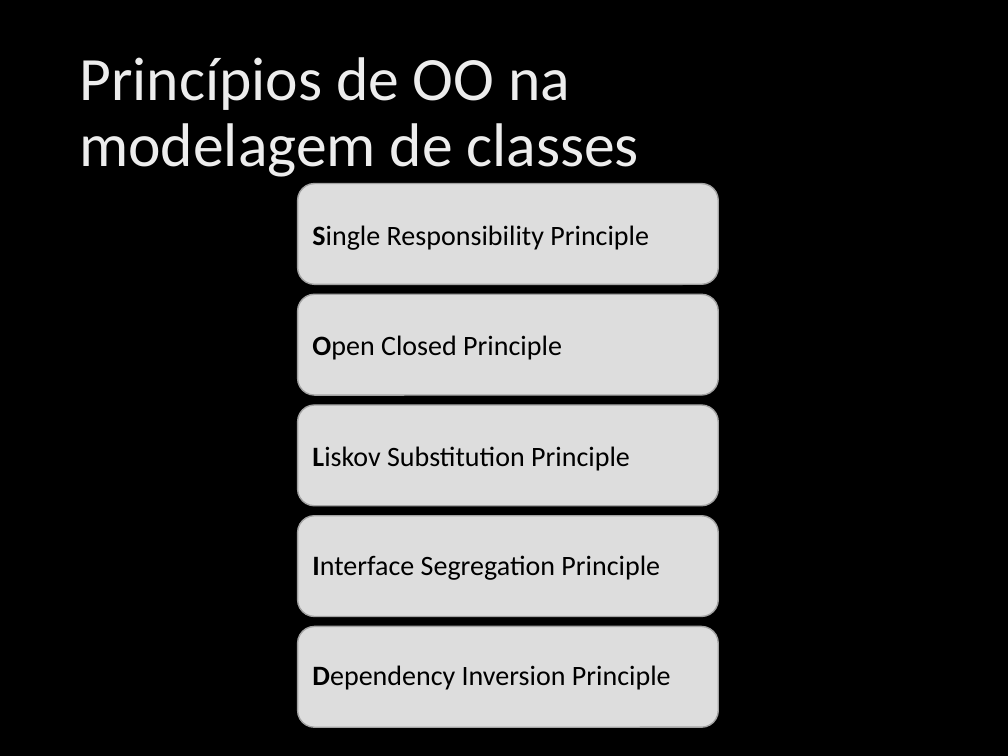
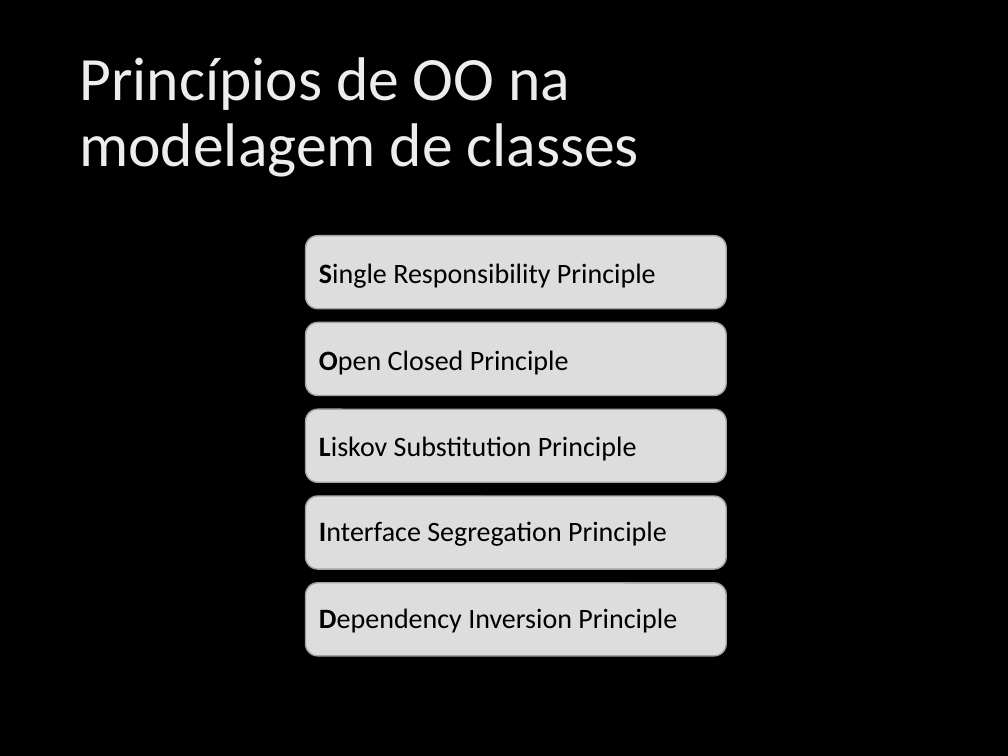
Before and after one commit to ivanpaulovich/event-sourcing-jambo, a slide deck: slide 10 of docs/Princípios SOLID de OO usando .NET.pptx. Drawn at 1008x756 pixels with LibreOffice and Linux fonts; fonts in the diff are those of the drawing; background and template pictures are left out. Boxes give left, top, right and bottom in pixels: in the first picture for what was removed or moved away, otherwise in the second. Text is boxed around its words. In the diff, an @@ line names an element or a change of style, - is before the commit and + after.

```diff
--- a/docs/Princípios SOLID de OO usando .NET.pptx
+++ b/docs/Princípios SOLID de OO usando .NET.pptx
@@ rounded rectangle "Single Responsibility Principle": place and size @@
-rounded rectangle "Single Responsibility Principle" at (297,183,718,284)
+rounded rectangle "Single Responsibility Principle" at (305,236,726,308)
@@ rounded rectangle "Open Closed Principle": place and size @@
-rounded rectangle "Open Closed Principle" at (297,294,718,395)
+rounded rectangle "Open Closed Principle" at (305,323,726,395)
@@ rounded rectangle "Liskov Substitution Principle": place and size @@
-rounded rectangle "Liskov Substitution Principle" at (297,405,718,506)
+rounded rectangle "Liskov Substitution Principle" at (305,409,726,482)
@@ rounded rectangle "Interface Segregation Principle": place and size @@
-rounded rectangle "Interface Segregation Principle" at (297,516,718,617)
+rounded rectangle "Interface Segregation Principle" at (305,496,726,569)
@@ rounded rectangle "Dependency Inversion Principle": place and size @@
-rounded rectangle "Dependency Inversion Principle" at (297,626,718,727)
+rounded rectangle "Dependency Inversion Principle" at (305,583,726,655)
```
Also in this commit, not shown: 6 other slides changed, 1 other file.
